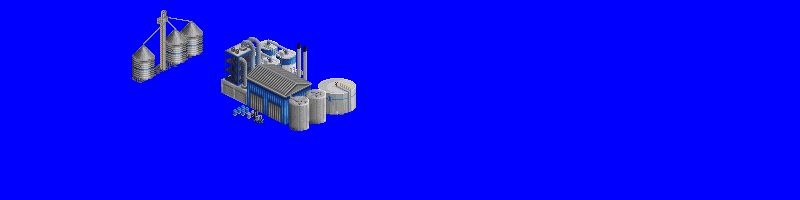
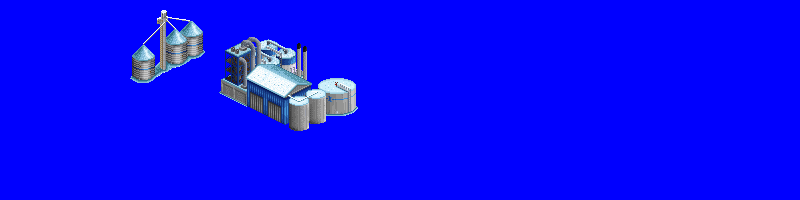
Two versions of the same layered image (800×200). Layer-by-layer changes:
hid "forklift + barrels" over [233, 105, 264, 124]
added group "large shed" (1st of 2) with 2 layers above "pipe stacks" over [246, 43, 326, 124]
added layer "snow" (1st of 4, in "large shed") in group "large shed" over [246, 64, 326, 106]
moved "large shed" (2nd of 2, in "large shed") into group "large shed" over [246, 43, 326, 124]
added group "pipe stacks" (1st of 2) with 2 layers above "elevators" over [219, 39, 269, 107]
added layer "snow" (2nd of 4, in "pipe stacks") in group "pipe stacks" over [219, 43, 257, 107]
moved "pipe stacks" (2nd of 2, in "pipe stacks") into group "pipe stacks" over [221, 39, 269, 105]
added group "elevators" with 3 layers above "tanks" over [130, 10, 205, 83]
added layer "snow" (3rd of 4, in "elevators") in group "elevators" over [130, 10, 205, 83]
moved "grain elevator" into group "elevators" over [130, 10, 171, 83]
moved "grain silos" into group "elevators" over [164, 17, 203, 67]
added group "tanks" (1st of 2) with 2 layers above "tiles" over [240, 39, 358, 116]
added layer "snow" (4th of 4, in "tanks") in group "tanks" over [240, 39, 358, 116]
moved "tanks" (2nd of 2, in "tanks") into group "tanks" over [242, 39, 356, 115]
